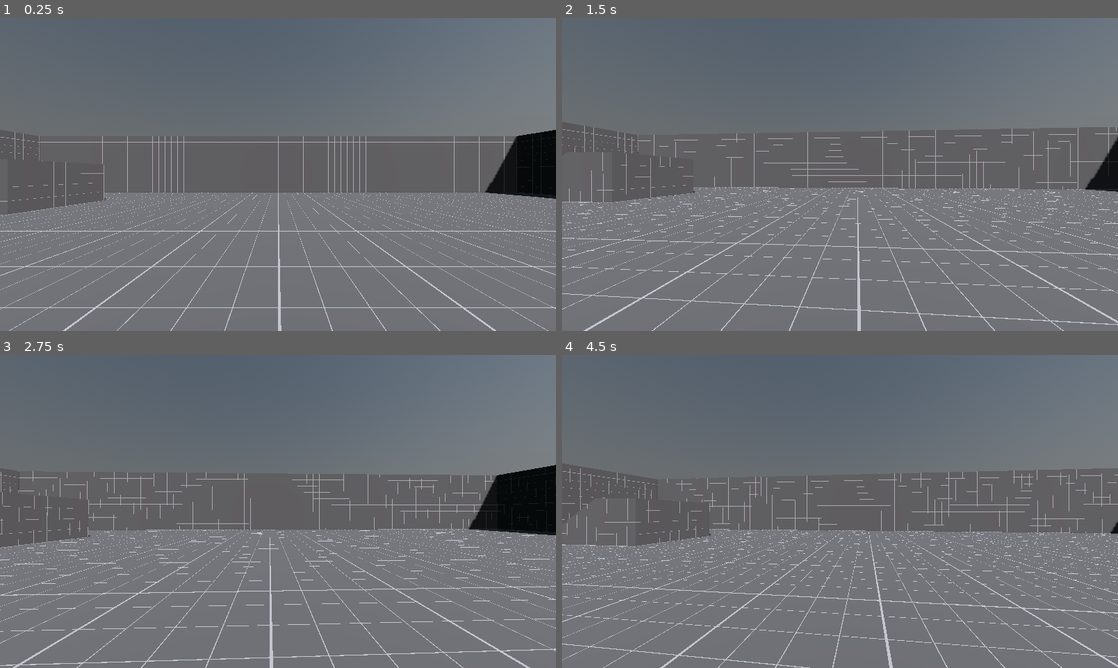
Above: before the commit, frames 1-4 (two rows, left to right).
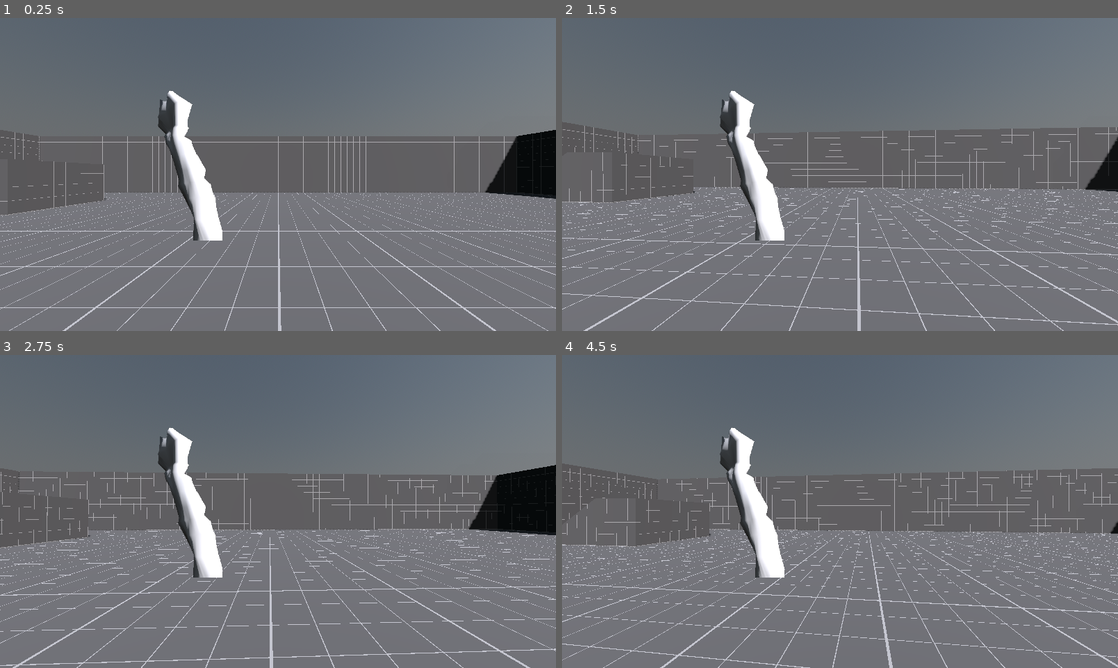
Above: after the commit, the same moments.

Repository: ThirdMorrigan/counterspell
Game: Godot game, scene res://!proto/proto_scene_0.tscn
The game is run twice, just before and just after one commit, with the same random seed, the same clock (stepped at 60 frames per second) and the same inputs.
Inputs (mouse positions are in pixels of both pictures, inside the frame that each line leads up to):
- Up to frame 1 (0.25 s): no input
- Up to frame 2 (1.5 s): tap Enter at 0.5 s; move the mouse to (867, 174) at 0.52 s; hold Ctrl (C) 0.53-1.28 s; move the mouse to (812, 174) at 1.27 s; tap Ctrl (C) at 1.35 s
- Up to frame 3 (2.75 s): move the mouse to (289, 505) at 2.02 s; hold Ctrl (C) from 2.03 s (still down); tap Space (J) at 2.1 s
- Up to frame 4 (4.5 s): move the mouse to (834, 517) at 2.77 s; release Ctrl (C) at 2.78 s; tap S (M_B) at 2.85 s; tap Ctrl (C) at 3.05 s; move the mouse to (878, 514) at 3.52 s; hold Ctrl (C) 3.53-4.28 s; tap W (M_F) at 3.6 s; move the mouse to (795, 508) at 4.27 s; tap A (M_L) at 4.35 s

The runs differ from the first frame. In frame 1, 2.3% of the frame differs, in the area x 28-40%, y 23-72%; in frame 2, 2.3%; in frame 3, 2.3%; in frame 4, 2.3%.

Commit message:
added camera clamp

Diff:
--- a/!proto/proto_character.gd
+++ b/!proto/proto_character.gd
@@ -1,7 +1,7 @@
 extends CharacterBody3D
 
 @onready var main_camera = $main_camera
-
+@onready var viewModel_camera = $main_camera/SubViewportContainer/SubViewport/Camera3D
 @export var SPEED : float = 5.0
 @export var FRICTION : float = 20.0
 @export var ACCEL : float = 60.0
@@ -85,6 +85,9 @@
 	by *= MOUSE_SCALE * SENSITIVITY
 	rotate_y(by.x)
 	main_camera.rotate_x(by.y)
+	main_camera.rotation_degrees.x = clamp(main_camera.rotation_degrees.x, -90.0, 90.0)
+
+
 
 func friction(delta:float, moving:Vector2):
 	if is_on_floor():
@@ -107,3 +110,8 @@
 	var current_speed = vel_h.dot(wish_3)
 	var add_speed = clamp(delta*ACCEL*0.15, 0.0, speed*0.75-current_speed)
 	velocity += wish_3 * add_speed
+
+
+
+func _process(_delta):
+	viewModel_camera.global_transform = main_camera.global_transform
--- a/!proto/proto_character.tscn
+++ b/!proto/proto_character.tscn
@@ -1,6 +1,7 @@
-[gd_scene load_steps=5 format=3 uid="uid://bwlmk7cjcok7y"]
+[gd_scene load_steps=6 format=3 uid="uid://bwlmk7cjcok7y"]
 
 [ext_resource type="Script" path="res://!proto/proto_character.gd" id="1_l4220"]
+[ext_resource type="ArrayMesh" uid="uid://dc4qse8ktckmt" path="res://Staff.obj" id="2_xw0wl"]
 
 [sub_resource type="CapsuleShape3D" id="CapsuleShape3D_lf27m"]
 radius = 0.4
@@ -29,6 +30,30 @@
 
 [node name="main_camera" type="Camera3D" parent="."]
 transform = Transform3D(1, 0, 0, 0, 1, 0, 0, 0, 1, 0, 1.45, 0)
+cull_mask = 1048573
+
+[node name="Staff" type="MeshInstance3D" parent="main_camera"]
+transform = Transform3D(1, 0, 0, 0, 0.876155, 0.482029, 0, -0.482029, 0.876155, 0.436201, -3.37454, 1.02399)
+layers = 2
+mesh = ExtResource("2_xw0wl")
+skeleton = NodePath("../..")
+
+[node name="SubViewportContainer" type="SubViewportContainer" parent="main_camera"]
+anchors_preset = 15
+anchor_right = 1.0
+anchor_bottom = 1.0
+grow_horizontal = 2
+grow_vertical = 2
+
+[node name="SubViewport" type="SubViewport" parent="main_camera/SubViewportContainer"]
+transparent_bg = true
+handle_input_locally = false
+render_target_update_mode = 4
+
+[node name="Camera3D" type="Camera3D" parent="main_camera/SubViewportContainer/SubViewport"]
+transform = Transform3D(1, 0, 0, 0, 1, 0, 0, 0, 1, 0, 1.44932, 0)
+cull_mask = 1047554
+current = true
 
 [node name="leading_edge" type="RayCast3D" parent="."]
 transform = Transform3D(1, 0, 0, 0, 1, 0, 0, 0, 1, 0, 1, -0.4)
Not shown, added: Staff.obj
Not shown, added: Staff.obj.import
